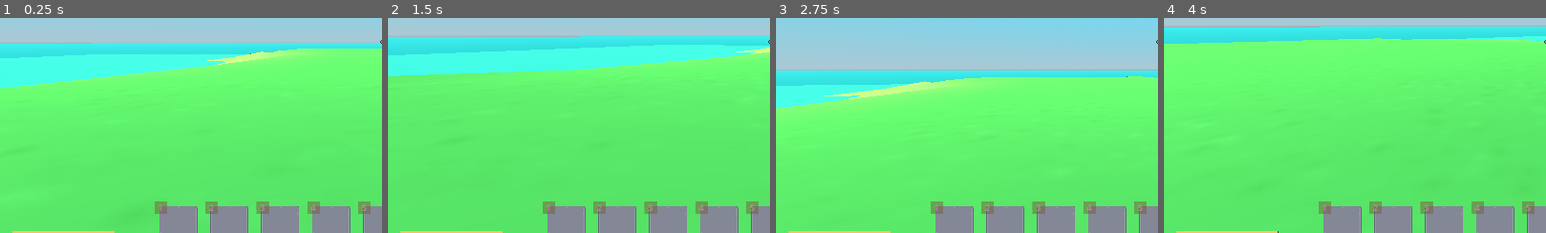
Above: before the commit, frames 1-4 (left to right).
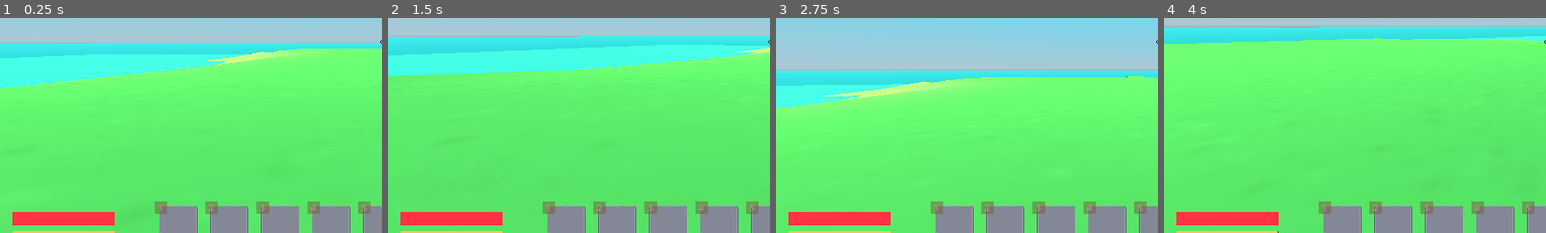
Above: after the commit, the same moments.

Repository: jrenato/survival_game
Game: Godot game, scene res://Game/main_game.tscn
The game is run twice, just before and just after one commit, with the same random seed, the same clock (stepped at 60 frames per second) and the same inputs.
Inputs (mouse positions are % of the whole screen's width and height, from its top left):
- Up to frame 1 (0.25 s): no input
- Up to frame 2 (1.5 s): tap Enter at 0.5 s; move the mouse to (55, 50) at 0.52 s; hold W (move_forward) from 0.53 s (still down); tap E (interact) at 0.6 s; click (55, 50) at 0.67 s; tap Space (jump) at 0.77 s; move the mouse to (45, 50) at 1.27 s; tap 1 (item_hotkey) at 1.35 s
- Up to frame 3 (2.75 s): keep holding W (move_forward); tap Space (jump) at 1.52 s; move the mouse to (52, 48) at 2.02 s; hold Shift (sprint) from 2.03 s (still down)
- Up to frame 4 (4 s): keep holding W (move_forward); move the mouse to (49, 52) at 2.77 s; release Shift (sprint) at 2.78 s; click (49, 52) at 2.85 s; tap Space (jump) at 3.02, 3.77 s; move the mouse to (57, 51) at 3.52 s; tap E (interact) at 3.6 s
The pictures show only the part of the screen within x 0-50%, y 44-94%; the shares and areas given below are measured in that part.

The runs differ from the first frame. In frame 1, 1.7% of the frame differs, in the area x 3-30%, y 90-97%; in frame 2, 1.7%; in frame 3, 1.7%; in frame 4, 1.7%.

Commit message:
Added healthbar

Diff:
--- a/Game/Managers/player_stats_manager.gd
+++ b/Game/Managers/player_stats_manager.gd
@@ -2,14 +2,26 @@
 
 
 const MAX_ENERGY: float = 100.00
+const MAX_HEALTH: float = 100.00
 
 var current_energy: float = MAX_ENERGY
+var current_health: float = MAX_HEALTH
 
 
 func _enter_tree() -> void:
 	EventSystem.changed_energy.connect(_on_changed_energy)
+	EventSystem.changed_health.connect(_on_changed_health)
 
 
 func _on_changed_energy(energy_change: float) -> void:
 	current_energy += energy_change
+	if current_energy < 0:
+		_on_changed_health(energy_change)
+	current_energy = clampf(current_energy, 0, MAX_ENERGY)
 	EventSystem.updated_energy.emit(MAX_ENERGY, current_energy)
+
+
+func _on_changed_health(health_change: float) -> void:
+	current_health += health_change
+	current_health = clampf(current_health, 0, MAX_HEALTH)
+	EventSystem.updated_health.emit(MAX_HEALTH, current_health)
--- a/Game/event_system.gd
+++ b/Game/event_system.gd
@@ -29,6 +29,8 @@
 signal disabled_player
 signal changed_energy(energy_change: float)
 signal updated_energy(max_energy: float, current_energy: float)
+signal changed_health(health_change: float)
+signal updated_health(max_health: float, current_health: float)
 
 # Equipment
 signal hotkey_pressed(hotkey: int)
--- a/UI/HUD/hud.tscn
+++ b/UI/HUD/hud.tscn
@@ -82,7 +82,20 @@
 layout_mode = 2
 size_flags_horizontal = 0
 size_flags_vertical = 8
+theme_override_constants/separation = 16
 script = ExtResource("5_6dtmt")
+
+[node name="HealthBar" type="TextureProgressBar" parent="MarginContainer/PlayerStatsContainer"]
+unique_name_in_owner = true
+custom_minimum_size = Vector2(256, 32)
+layout_mode = 2
+step = 0.1
+value = 100.0
+nine_patch_stretch = true
+texture_under = ExtResource("5_ac1y2")
+texture_progress = ExtResource("5_ac1y2")
+tint_under = Color(0.203922, 0.203922, 0.203922, 1)
+tint_progress = Color(1, 0.2, 0.258824, 1)
 
 [node name="EnergyBar" type="TextureProgressBar" parent="MarginContainer/PlayerStatsContainer"]
 unique_name_in_owner = true
--- a/UI/HUD/player_stats_container.gd
+++ b/UI/HUD/player_stats_container.gd
@@ -2,12 +2,19 @@
 
 
 @onready var energy_bar: TextureProgressBar = %EnergyBar
+@onready var health_bar: TextureProgressBar = %HealthBar
 
 
 func _enter_tree() -> void:
 	EventSystem.updated_energy.connect(_on_updated_energy)
+	EventSystem.updated_health.connect(_on_updated_health)
 
 
 func _on_updated_energy(max_energy: float, current_energy: float) -> void:
 	energy_bar.max_value = max_energy
 	energy_bar.value = current_energy
+
+
+func _on_updated_health(max_health: float, current_health: float) -> void:
+	health_bar.max_value = max_health
+	health_bar.value = current_health
